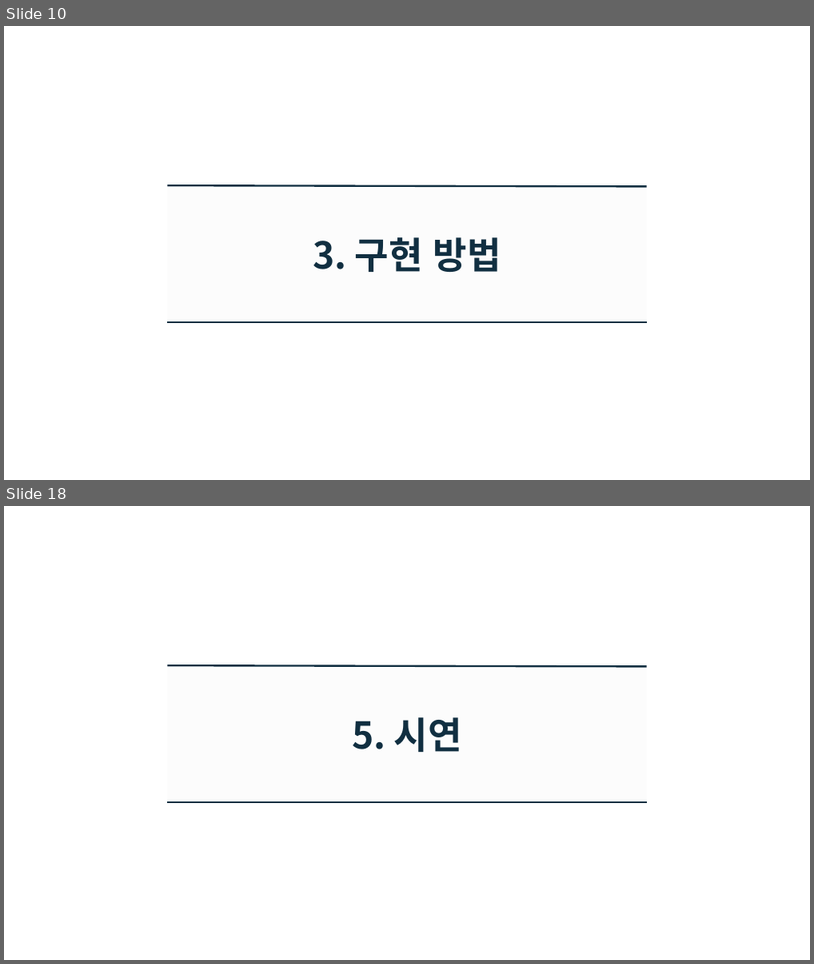
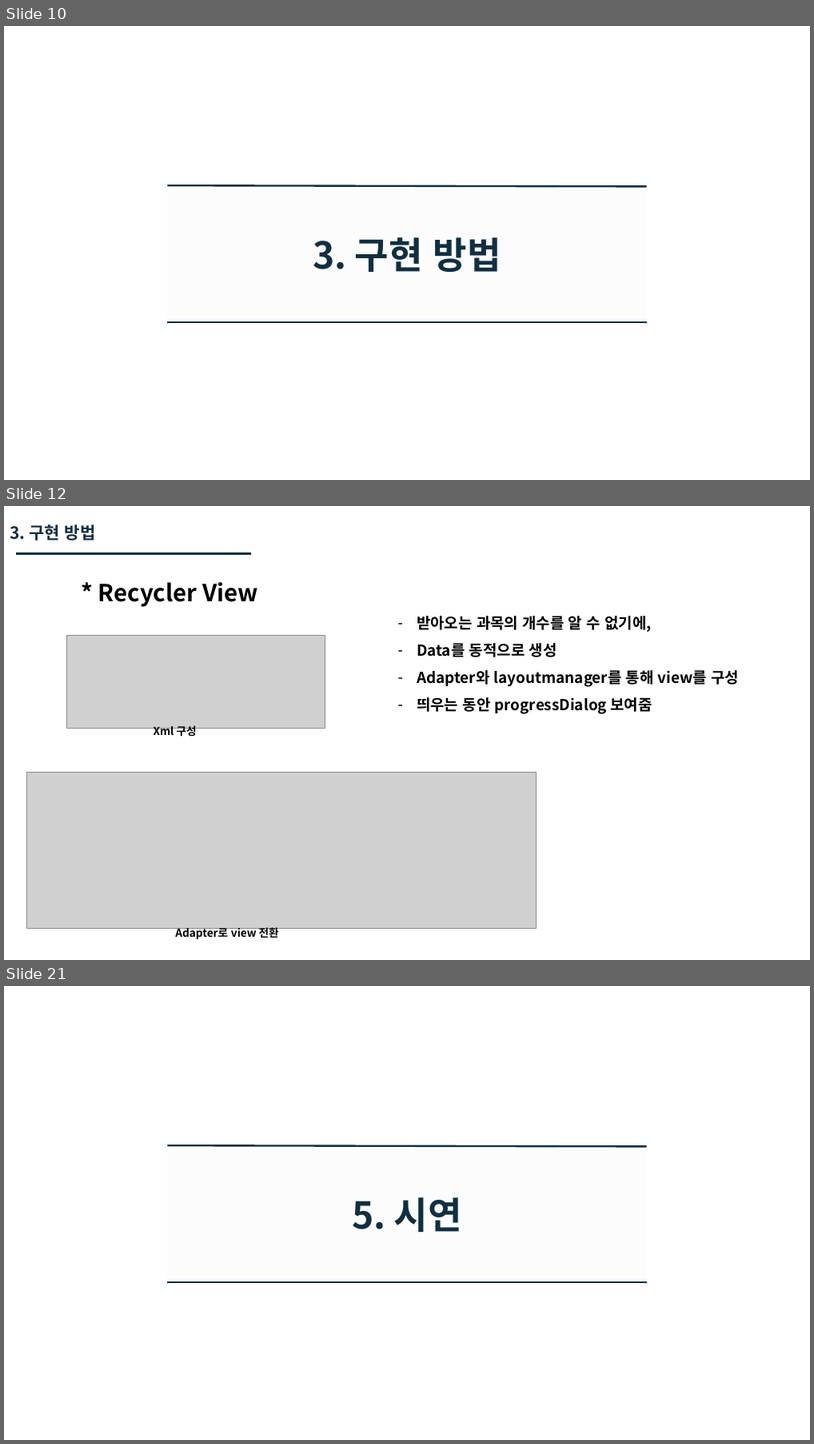
Before and after one commit to GyuhoLee/MPP, a slide deck: doc/모바일프로그래밍 발표.pptx. Shown one above the other, each under a label of ours: slides 10 and 18 before the commit, slides 10, 12 and 21 after it; the slides between them are not shown. The pictures are 814x964 and 814x1444 pixels, drawn with LibreOffice and Linux fonts; fonts in the diff are those of the drawing; grey boxes stand for pictures; background and template pictures are left out. Boxes give left, top, right and bottom in pixels: in the first picture for what was removed or moved away, otherwise in the second. Text is boxed around its words. In the diff, an @@ line names an element or a change of style, - is before the commit and + after.

```diff
--- a/doc/모바일프로그래밍 발표.pptx
+++ b/doc/모바일프로그래밍 발표.pptx
@@ slide 12 added at (x1=4, y1=506, x2=810, y2=960), background #FFFFFF @@
@@ text added at (x1=10, y1=524, x2=96, y2=540), 20 pt, text #112F41, bold @@
+3. 구현 방법
@@ line added from (16, 554) to (251, 554), #112F41 2.25 pt @@
@@ text added at (x1=98, y1=582, x2=258, y2=607), 28 pt, text #000000, bold @@
+* Recycler View
@@ text added at (x1=417, y1=616, x2=739, y2=714), 18 pt, text #000000, bold @@
+– 받아오는 과목의 개수를 알 수 없기에,
+– Data를 동적으로 생성
+– Adapter와 layoutmanager를 통해 view를 구성
+– 띄우는 동안 progressDialog 보여줌
@@ picture added at (x1=67, y1=635, x2=326, y2=728) @@
@@ text added at (x1=154, y1=725, x2=197, y2=738), 13 pt, text #000000, bold @@
+Xml 구성
@@ picture added at (x1=27, y1=772, x2=537, y2=928) @@
@@ text added at (x1=175, y1=927, x2=279, y2=940), 13 pt, text #000000, bold @@
+Adapter로 view 전환
@@ what was slide 18 is now slide 21 @@
```
Also in this commit, not shown: 3 slides changed, 8 other slides added, 7 slides removed.
